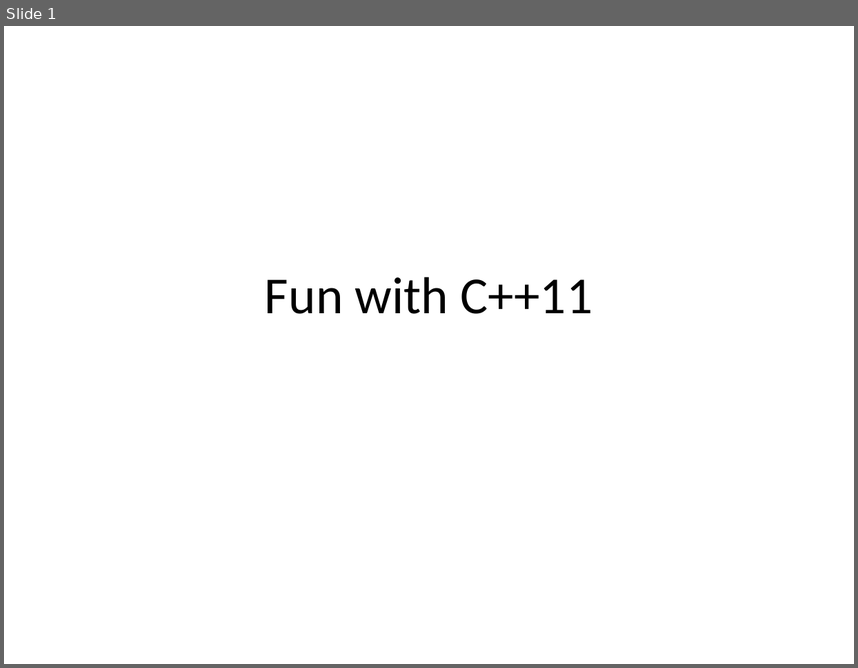
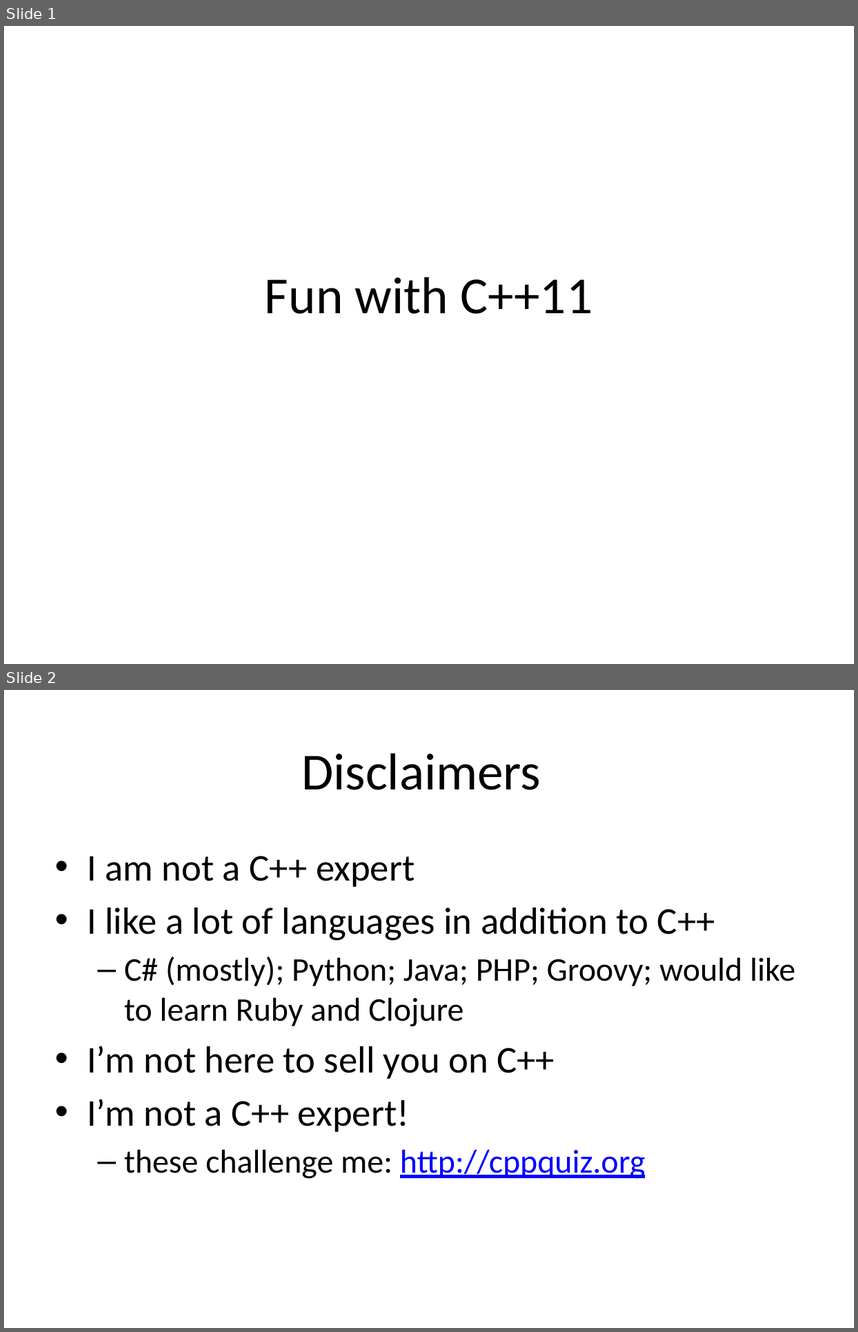
Before and after one commit to fellmad/FunWithCpp11, a slide deck: doc/Fun_with_C++11.pptx. Shown one above the other, each under a label of ours: slide 1 before the commit, slides 1 and 2 after it. The pictures are 858x668 and 858x1332 pixels, drawn with LibreOffice and Linux fonts; fonts in the diff are those of the drawing. Boxes give left, top, right and bottom in pixels: in the first picture for what was removed or moved away, otherwise in the second. Text is boxed around its words. In the diff, an @@ line names an element or a change of style, - is before the commit and + after.

```diff
--- a/doc/Fun_with_C++11.pptx
+++ b/doc/Fun_with_C++11.pptx
@@ slide 2 added at <box>4,690,854,1328</box>, background #FFFFFF @@
@@ title added at <box>301,753,541,790</box>, 44 pt, text #000000 @@
+Disclaimers
@@ text added at <box>87,856,795,1179</box>, 28 pt, text #000000 @@
+• I am not a C++ expert
+• I like a lot of languages in addition to C++
+  – C# (mostly); Python; Java; PHP; Groovy; would like to learn Ruby and Clojure
+• I’m not here to sell you on C++
+• I’m not a C++ expert!
+  – these challenge me: http://cppquiz.org
```
Also in this commit, not shown: 2 slides changed, 1 other slide added.
